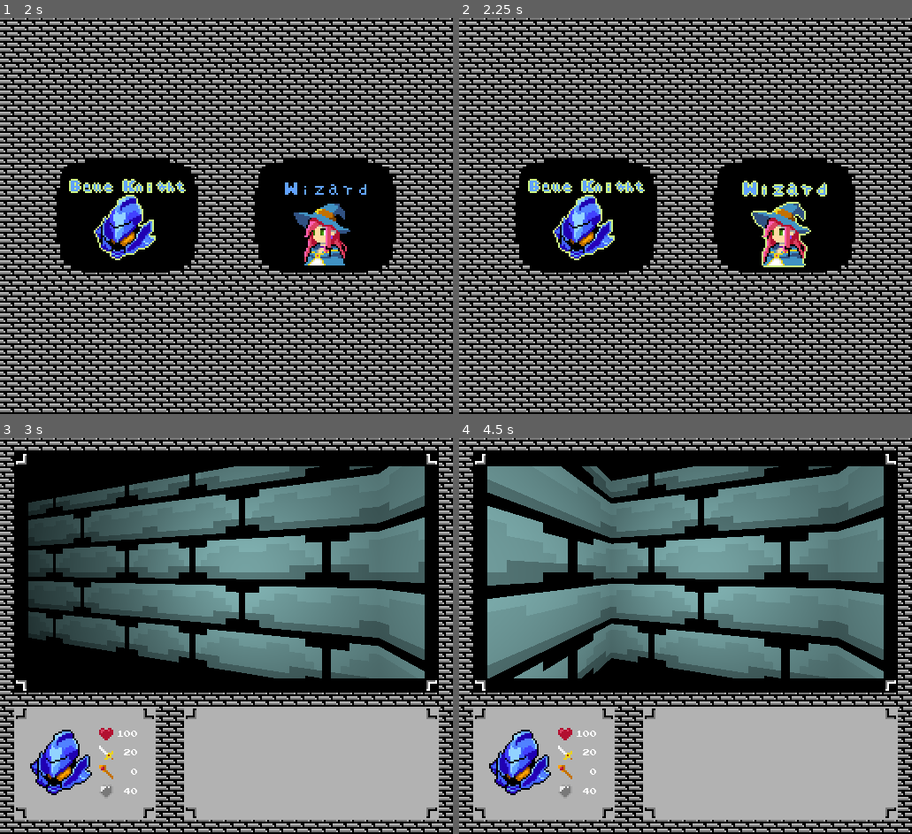
Above: before the commit, frames 1-4 (two rows, left to right).
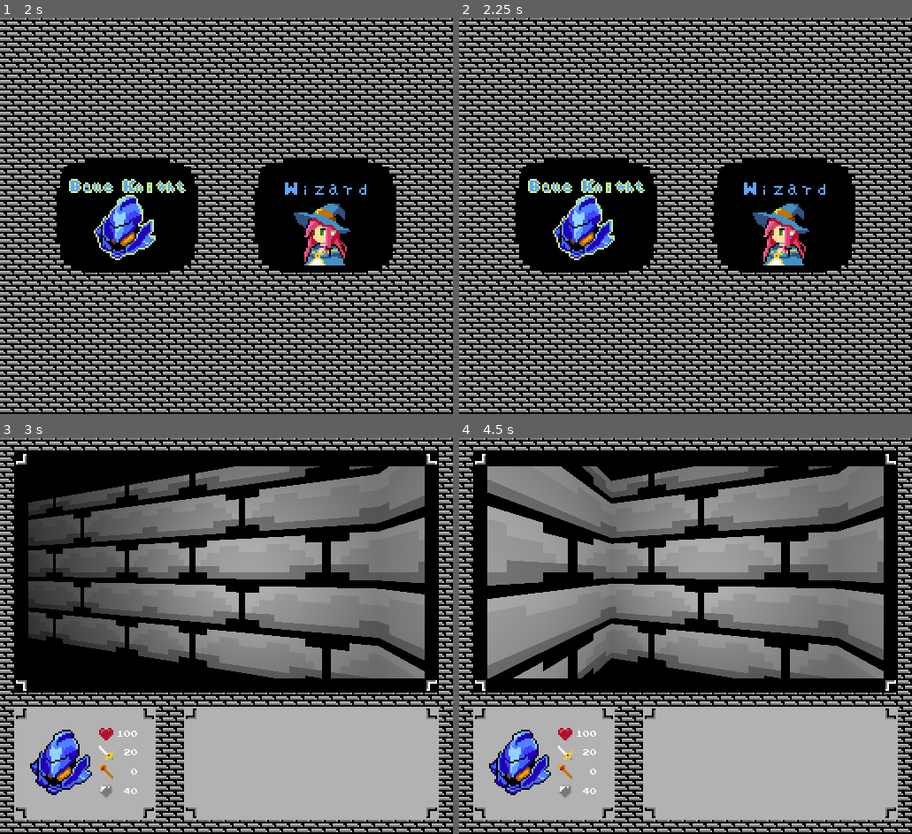
Above: after the commit, the same moments.

Repository: DevSkully/DRPG
Game: Godot game, scene res://tscn/main_menu.tscn
The game is run twice, just before and just after one commit, with the same random seed, the same clock (stepped at 60 frames per second) and the same inputs. Sound files missing from this copy of the repository are replaced by a short silence.
Inputs (mouse positions are in pixels of both pictures, inside the frame that each line leads up to):
- Up to frame 1 (2 s): click (226, 326) at 0.5 s; click (126, 216) at 1.25 s
- Up to frame 2 (2.25 s): click (785, 216) at 2 s
- Up to frame 3 (3 s): tap Enter (Start) at 2.75, 2.85 s; move the mouse to (326, 616) at 2.77 s; hold D (Right) from 2.78 s (still down)
- Up to frame 4 (4.5 s): tap Enter (Start) at 3.5, 3.6, 4.25, 4.35 s; move the mouse to (594, 655) at 3.52 s; release D (Right) at 3.53 s; hold S (Down) 3.53-4.28 s; move the mouse to (730, 548) at 4.27 s; hold D (Right) from 4.28 s (still down)

Frame 1 is identical in both runs. In frame 2, 0.5% of the frame differs, in the area x 62-82%, y 41-63%; in frame 3, 28%; in frame 4, 35%, in the area x 6-94%, y 7-61%.

Commit message:
Update 0.0.2.5
Update of character picker U.I.

Diff:
--- a/Code/3d_Player.gd
+++ b/Code/3d_Player.gd
@@ -19,7 +19,6 @@
 
 func Camera_Position()->void:
 	PlayerCamera.position = self.position
-	MapCamera.position = Vector3(self.position.x,MapCamera.position.y,self.position.z)
 	PlayerCamera.transform.basis = self.transform.basis
 
 func Input_3D_Movement()->void:
@@ -39,6 +38,14 @@
 		tween = create_tween().set_trans(Tween.TRANS_QUAD).set_ease(Tween.EASE_OUT)
 		tween.tween_property(self, "transform:basis", transform.basis.rotated(Vector3.UP , -PI / 2), TIME_TRAVEL)
 
+func vertical_movement(num:int)->void:
+	tween = create_tween().set_trans(Tween.TRANS_QUAD).set_ease(Tween.EASE_OUT)
+	tween.tween_property(self, "transform", transform.translated((num*transform.basis.z) * 2), TIME_TRAVEL)
+
+func horizontal_movement(num:int)->void:
+	tween = create_tween().set_trans(Tween.TRANS_QUAD).set_ease(Tween.EASE_OUT)
+	tween.tween_property(self, "transform", transform.basis.rotated(Vector3.UP,(num*PI)/2), TIME_TRAVEL)
+
 func _physics_process(delta: float) -> void:
 	Input_3D_Movement()
 	Camera_Position()
--- /dev/null
+++ b/Code/GUI_Scripts/Character_Button.gd
@@ -0,0 +1,4 @@
+class_name CharacterButton
+extends TextureButton
+
+signal hover
--- a/Code/Management_Scripts/game_manager.gd
+++ b/Code/Management_Scripts/game_manager.gd
@@ -1,8 +1,14 @@
 extends Node
 
 var rng:RandomNumberGenerator
+var Character
 
-var Character
+const Character_Button = {
+	"Knight_Normal" = "res://Assets/Icons&Buttons/Knight-Character-Button1.png",
+	"Knight_Hover"  = "res://Assets/Icons&Buttons/Knight-Character-Button2.png",
+	"Mage_Normal"   = "res://Assets/Icons&Buttons/Mage-Character-Button1.png",
+	"Mage_Hover"    = "res://Assets/Icons&Buttons/Mage-Character-Button2.png"
+}
 
 func set_Character(newResource:String)->void:
 	Character = load(newResource)
--- a/tscn/Gui/CharSelect.tscn
+++ b/tscn/Gui/CharSelect.tscn
@@ -3,13 +3,13 @@
 [ext_resource type="Texture2D" uid="uid://c31o4u8y5dc27" path="res://Assets/Map/Character Selection.png" id="1_fabo8"]
 [ext_resource type="Script" uid="uid://ch4grtnej4kwd" path="res://tscn/Gui/char_select.gd" id="1_xq814"]
 [ext_resource type="Texture2D" uid="uid://cbqlpfk0rt2b0" path="res://Assets/Icons&Buttons/Knight-Character-Button1.png" id="2_knvgs"]
-[ext_resource type="Texture2D" uid="uid://dgtako2i0ogl" path="res://Assets/Icons&Buttons/Knight-Character-Button3.png" id="3_xq814"]
 [ext_resource type="Texture2D" uid="uid://75jygnrciwms" path="res://Assets/Icons&Buttons/Knight-Character-Button2.png" id="4_auqid"]
 [ext_resource type="Texture2D" uid="uid://bgn62oaoxabwg" path="res://Assets/Icons&Buttons/Mage-Character-Button1.png" id="5_wle8g"]
-[ext_resource type="Texture2D" uid="uid://cie3peymv0ebl" path="res://Assets/Icons&Buttons/Mage-Character-Button3.png" id="6_7opuy"]
 [ext_resource type="PackedScene" uid="uid://b26ht5t6egl3w" path="res://tscn/Object/knight.tscn" id="6_wle8g"]
 [ext_resource type="PackedScene" uid="uid://budhnvfocit8s" path="res://tscn/Object/wizard.tscn" id="7_7opuy"]
 [ext_resource type="Texture2D" uid="uid://dciplniy4y86r" path="res://Assets/Icons&Buttons/Mage-Character-Button2.png" id="7_lo3or"]
+[ext_resource type="Script" uid="uid://0i1lwrylwx5t" path="res://tscn/Gui/knight_button.gd" id="10_7opuy"]
+[ext_resource type="Script" uid="uid://cx636tt0xej7u" path="res://tscn/Gui/mage_button.gd" id="12_lo3or"]
 
 [node name="Character_Selection" type="Node2D"]
 script = ExtResource("1_xq814")
@@ -30,8 +30,7 @@
 offset_bottom = 224.0
 scale = Vector2(2, 2)
 texture_normal = ExtResource("2_knvgs")
-texture_pressed = ExtResource("3_xq814")
-texture_hover = ExtResource("4_auqid")
+script = ExtResource("10_7opuy")
 
 [node name="Mage_Button" type="TextureButton" parent="."]
 offset_left = 288.0
@@ -40,5 +39,4 @@
 offset_bottom = 224.0
 scale = Vector2(2, 2)
 texture_normal = ExtResource("5_wle8g")
-texture_pressed = ExtResource("6_7opuy")
-texture_hover = ExtResource("7_lo3or")
+script = ExtResource("12_lo3or")
--- a/tscn/Gui/char_select.gd
+++ b/tscn/Gui/char_select.gd
@@ -8,14 +8,21 @@
 
 var currIndex:int = 0
 var tween
+
 func _ready() -> void:
 	for button in get_children():
 		if button is TextureButton:
-			print("Found: ", button.name)
+			button.mouse_entered.connect(hover.bind(button))
+			button.mouse_exited.connect(hover.bind(button))
 			arr_buttons.append(button)
 	_select_Button(0)
 
 func _select_Button(index:int)->void:
+	if currIndex + index >= 2 or currIndex - index <= -2:
+		return
+	else:
+		print("curr_Index: ", currIndex, " Index: ", index )
+
 	var previous_button = arr_buttons[currIndex]
 	var current_button = arr_buttons[currIndex + index]
 	previous_button.set_texture_normal(arr_normal[currIndex])
@@ -34,3 +41,6 @@
 		_select_Button(-1)
 	if Input.is_action_just_pressed("Start"):
 		on_press()
+
+func hover(button:TextureButton)->void:
+	print(button.name)
--- /dev/null
+++ b/tscn/Gui/knight_button.gd
@@ -0,0 +1 @@
+extends CharacterButton
--- /dev/null
+++ b/tscn/Gui/mage_button.gd
@@ -0,0 +1 @@
+extends CharacterButton
--- a/tscn/Object/player.tscn
+++ b/tscn/Object/player.tscn
@@ -54,24 +54,4 @@
 fov = 90.0
 far = 100.0
 
-[node name="SubViewportContainer" type="SubViewportContainer" parent="."]
-visible = false
-offset_left = 352.0
-offset_top = 32.0
-offset_right = 480.0
-offset_bottom = 160.0
-stretch = true
-metadata/_edit_use_anchors_ = true
-
-[node name="SubViewport" type="SubViewport" parent="SubViewportContainer"]
-handle_input_locally = false
-size = Vector2i(128, 128)
-render_target_update_mode = 0
-
-[node name="Camera3D" type="Camera3D" parent="SubViewportContainer/SubViewport"]
-transform = Transform3D(1, 0, 0, 0, -4.37114e-08, 1, 0, -1, -4.37114e-08, -2, 2, 4.37114e-08)
-cull_mask = 1048574
-
-[node name="OmniLight3D" type="OmniLight3D" parent="SubViewportContainer/SubViewport/Camera3D"]
-transform = Transform3D(1, 0, 0, 0, -4.37114e-08, -1, 0, 1, -4.37114e-08, 0, 1.31134e-07, -2)
-light_color = Color(0.729412, 1, 1, 1)
+[node name="OmniLight3D" type="OmniLight3D" parent="Dungeon/SubViewport/Camera3D"]
Not shown, added: Code/GUI_Scripts/Character_Button.gd.uid
Not shown, added: tscn/Gui/knight_button.gd.uid
Not shown, added: tscn/Gui/mage_button.gd.uid
